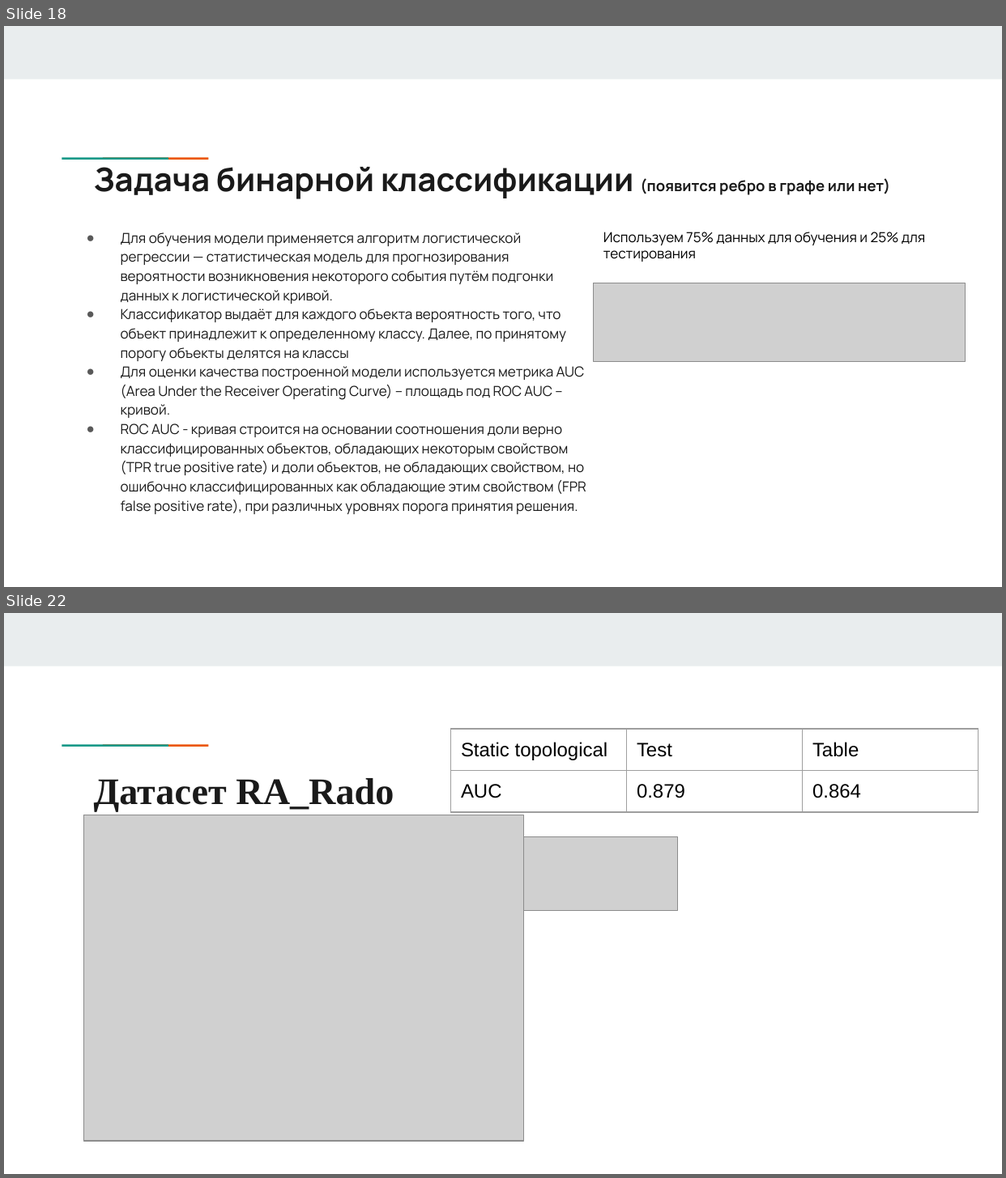
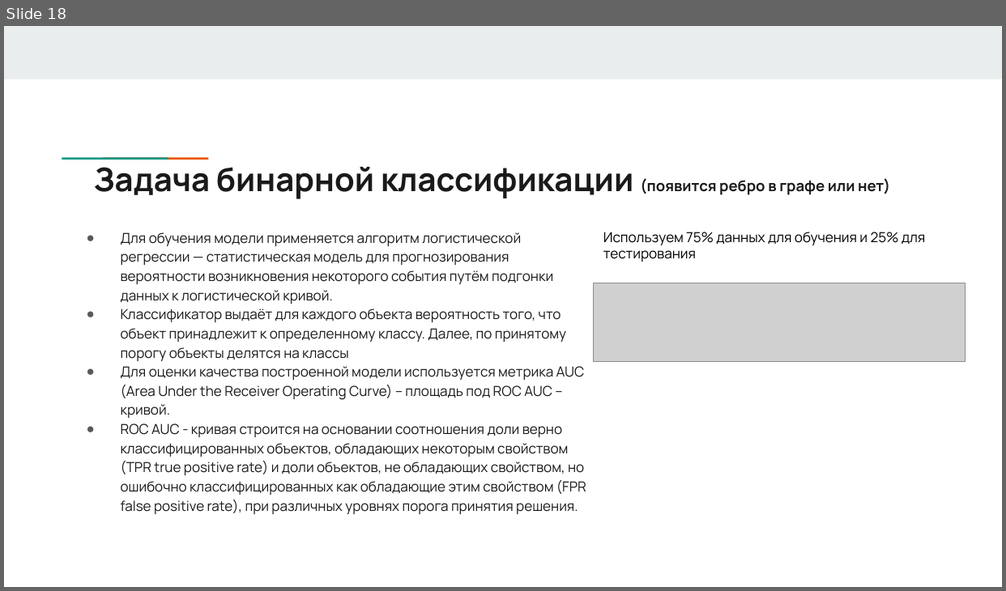
Before and after one commit to answerIII/GraphTheory2022-2023, a slide deck: notes/Team17.pptx. Shown one above the other, each under a label of ours: slides 18 and 22 before the commit, slide 18 after it; the slides between them are not shown. The pictures are 1006x1178 and 1006x591 pixels, drawn with LibreOffice and Linux fonts; fonts in the diff are those of the drawing; grey boxes stand for pictures. Boxes give left, top, right and bottom in pixels: in the first picture for what was removed or moved away, otherwise in the second. Text is boxed around its words. In the diff, an @@ line names an element or a change of style, - is before the commit and + after.

```diff
--- a/notes/Team17.pptx
+++ b/notes/Team17.pptx
@@ slide 22 removed at (x1=4, y1=613, x2=1002, y2=1174), background #FFFFFF; not listed: 3 template elements that a slide beside it also shows @@
@@ table removed at (x1=451, y1=729, x2=978, y2=815), 2 rows, 3 columns @@
-Static topological | Test | Table
-AUC | 0.879 | 0.864
@@ title removed at (x1=94, y1=778, x2=394, y2=811) @@
-Датасет RA_Rado
@@ picture removed at (x1=84, y1=815, x2=524, y2=1141) @@
@@ picture removed at (x1=524, y1=837, x2=678, y2=910) @@
```
Also in this commit, not shown: 3 slides changed, 6 slides added, 2 other slides removed, 19 other files.
